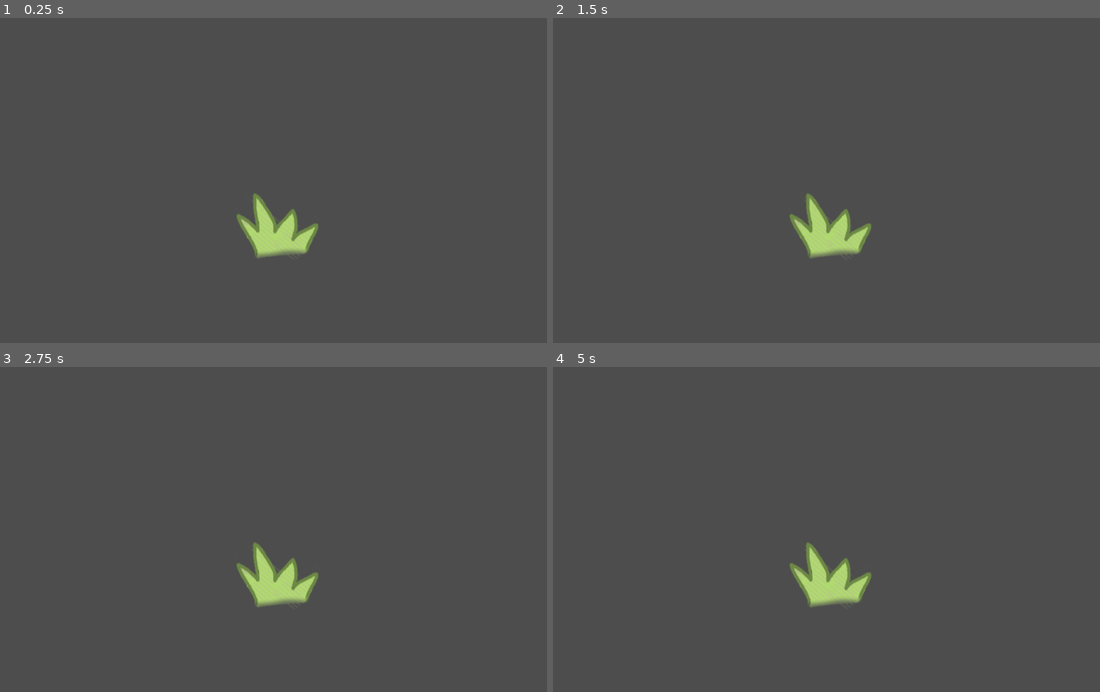
Above: before the commit, frames 1-4 (two rows, left to right).
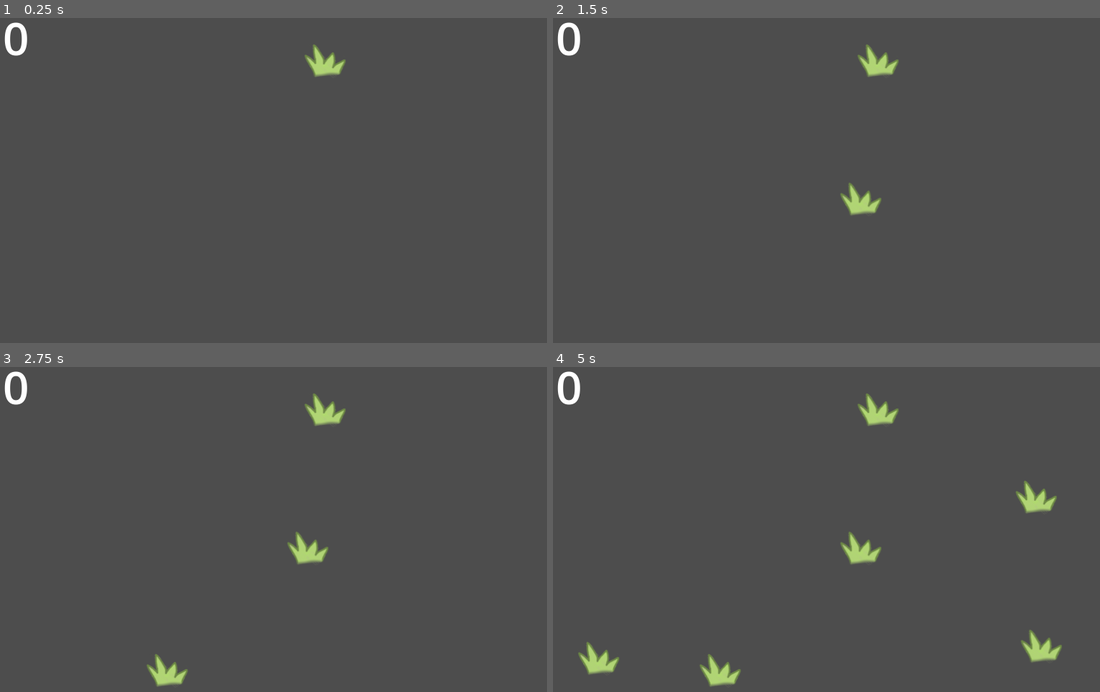
Above: after the commit, the same moments.

Repository: Nokorpo/infinigrass
Game: Godot game, scene res://scenes/gameplay.tscn
The game is run twice, just before and just after one commit, with the same random seed, the same clock (stepped at 60 frames per second) and the same inputs.
Inputs (mouse positions are in pixels of both pictures, inside the frame that each line leads up to):
- Up to frame 1 (0.25 s): no input
- Up to frame 2 (1.5 s): tap Enter at 0.5 s; move the mouse to (952, 196) at 0.52 s; click (952, 196) at 0.6 s; tap Space at 1.25 s; move the mouse to (711, 239) at 1.27 s; click (711, 239) at 1.35 s
- Up to frame 3 (2.75 s): move the mouse to (333, 471) at 2.02 s; click (333, 471) at 2.1 s
- Up to frame 4 (5 s): tap Enter at 2.75, 4.25 s; move the mouse to (799, 653) at 2.77 s; click (799, 653) at 2.85 s; tap Space at 3.5 s; move the mouse to (1001, 630) at 3.52 s; click (1001, 630) at 3.6 s; move the mouse to (656, 503) at 4.27 s; click (656, 503) at 4.35 s

The runs differ from the first frame. In frame 1, 2.1% of the frame differs, in the area x 0-64%, y 1-75%; in frame 2, 2.5%; in frame 3, 2.9%; in frame 4, 4.0%, in the area x 0-94%, y 1-99%.

Commit message:
Add grass spawner

Diff:
--- a/project.godot
+++ b/project.godot
@@ -19,6 +19,7 @@
 
 window/size/viewport_width=800
 window/size/viewport_height=600
+window/stretch/mode="viewport"
 
 [input]
 
--- /dev/null
+++ b/scenes/ResourcesManager.gd
@@ -0,0 +1,8 @@
+extends Node
+class_name resources_manager2
+
+var money: int = 0
+
+func add_money(add: int):
+	money += add
+	$"../Coins".text = str(money)
--- a/scenes/gameplay.tscn
+++ b/scenes/gameplay.tscn
@@ -1,12 +1,28 @@
 [gd_scene load_steps=3 format=3 uid="uid://cbw0iwo3tewe8"]
 
-[ext_resource type="Texture2D" uid="uid://qapm100j3ec5" path="res://assets/sprites/grass.png" id="1_kjcbp"]
-[ext_resource type="Script" path="res://scenes/grass/grass.gd" id="2_lxl3t"]
+[ext_resource type="Script" path="res://scenes/ResourcesManager.gd" id="1_3x6r4"]
+[ext_resource type="Script" path="res://scenes/grass/grass_spawner.gd" id="1_i14n6"]
 
 [node name="Gameplay" type="Node2D"]
 
-[node name="Sprite2D" type="Sprite2D" parent="."]
-position = Vector2(402, 342)
-texture = ExtResource("1_kjcbp")
-offset = Vector2(0, -30)
-script = ExtResource("2_lxl3t")
+[node name="ResourcesManager" type="Node" parent="."]
+unique_name_in_owner = true
+script = ExtResource("1_3x6r4")
+
+[node name="GrassSpawner" type="Node2D" parent="."]
+script = ExtResource("1_i14n6")
+
+[node name="Timer" type="Timer" parent="GrassSpawner"]
+autostart = true
+
+[node name="Grasses" type="Node2D" parent="GrassSpawner"]
+
+[node name="Coins" type="Label" parent="."]
+offset_left = 19.0
+offset_top = 4.0
+offset_right = 59.0
+offset_bottom = 92.0
+theme_override_font_sizes/font_size = 64
+text = "0"
+
+[connection signal="timeout" from="GrassSpawner/Timer" to="GrassSpawner" method="_on_timer_timeout"]
--- a/scenes/grass/grass.gd
+++ b/scenes/grass/grass.gd
@@ -1,6 +1,8 @@
 extends Sprite2D
 
-const TARGET_PULL_DISTANCE = 200
+signal pulled
+
+const TARGET_PULL_DISTANCE = 2400
 
 var is_pulling := false
 var pulled_distance := 0.0
@@ -8,9 +10,12 @@
 
 func _input(event):
 	if Input.is_action_just_pressed("click"):
-		is_pulling = true
-		pulled_distance = 0.0
-		mouse_position_last_frame = get_viewport().get_mouse_position()
+		var mouse_positon = get_viewport().get_mouse_position()
+		const PULL_MARGIN = 80
+		if (mouse_positon - position).length() < PULL_MARGIN:
+			is_pulling = true
+			pulled_distance = 0.0
+			mouse_position_last_frame = mouse_positon
 	elif Input.is_action_just_released("click"):
 		is_pulling = false
 		modulate.r = 1
@@ -32,4 +37,7 @@
 		scale.y = clamp(.5 + distance_to_mouse.length() / 200, .5, 2)
 		scale.x = clamp(1 - distance_to_mouse.length() / 500, .2, 3)
 
-		modulate.r = pulled_distance / 2000
+		modulate.r = pulled_distance / 1000
+		if pulled_distance > TARGET_PULL_DISTANCE:
+			pulled.emit()
+			queue_free()
--- /dev/null
+++ b/scenes/grass/grass.tscn
@@ -0,0 +1,9 @@
+[gd_scene load_steps=3 format=3 uid="uid://dcxw7m4u42juy"]
+
+[ext_resource type="Texture2D" uid="uid://qapm100j3ec5" path="res://assets/sprites/grass.png" id="1_rprih"]
+[ext_resource type="Script" path="res://scenes/grass/grass.gd" id="2_hyds4"]
+
+[node name="Grass" type="Sprite2D"]
+texture = ExtResource("1_rprih")
+offset = Vector2(0, -15)
+script = ExtResource("2_hyds4")
--- /dev/null
+++ b/scenes/grass/grass_spawner.gd
@@ -0,0 +1,20 @@
+extends Node2D
+
+const GRASS = preload("res://scenes/grass/grass.tscn")
+
+func _on_timer_timeout():
+	const MAX_GRASS = 12
+	if $Grasses.get_child_count() < MAX_GRASS:
+		spawn_grass()
+
+func _ready():
+	spawn_grass()
+
+func spawn_grass():
+	var this_grass = GRASS.instantiate()
+	this_grass.pulled.connect(grass_pulled)
+	this_grass.position = Vector2(randf_range(50, 750), randf_range(50,550))
+	$Grasses.add_child(this_grass)
+
+func grass_pulled():
+	%ResourcesManager.add_money(10)
Binary file changed: assets/sprites/grass.png
